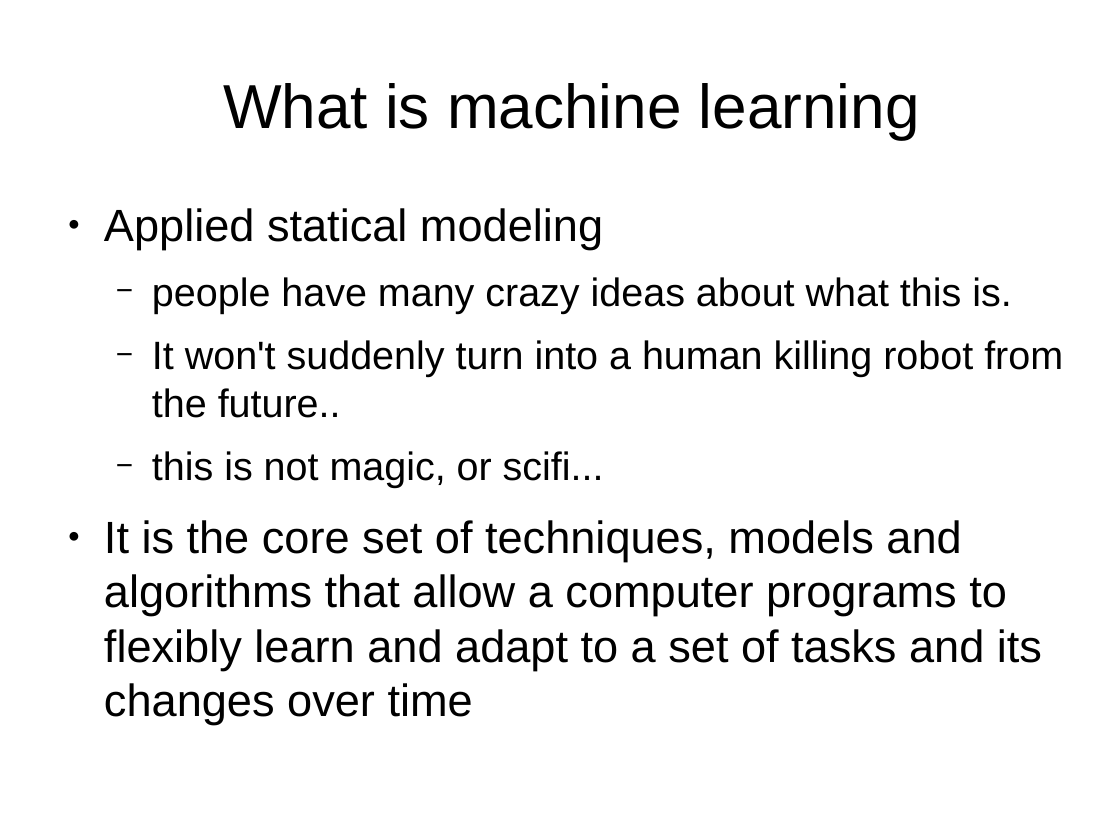
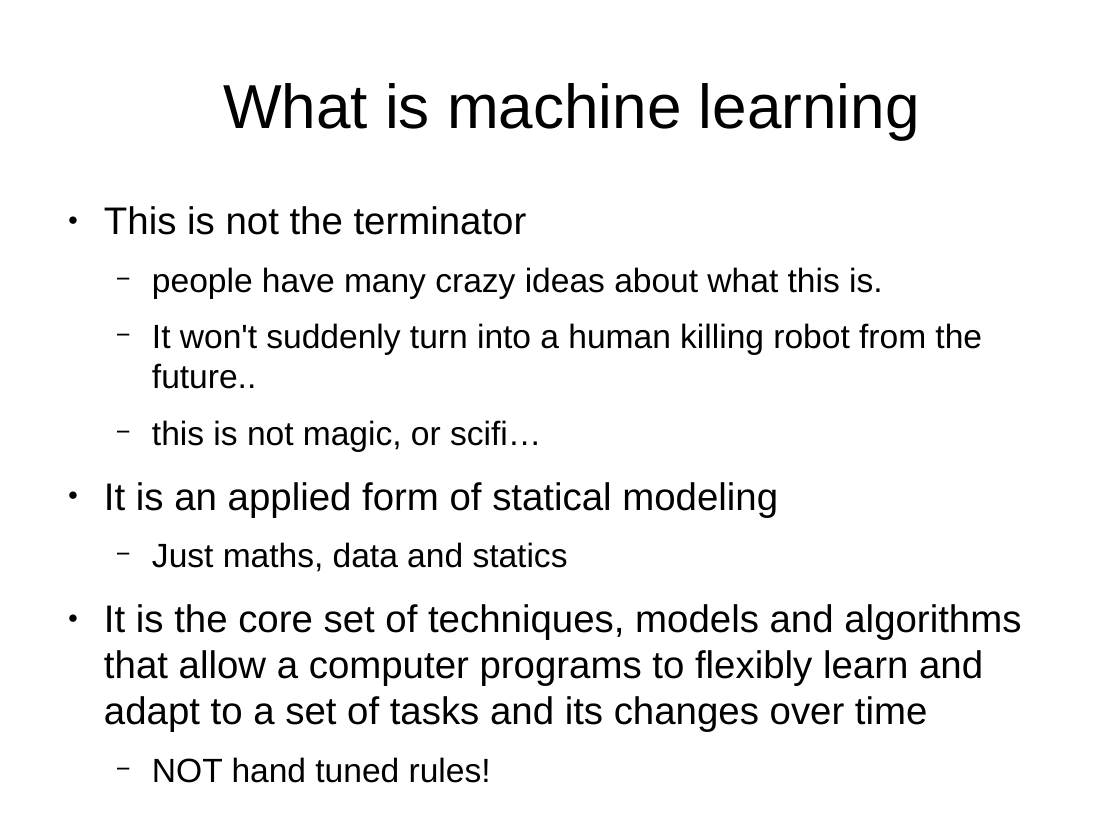
Before and after one commit to ashleysmart/mlgym, a slide deck: slide 3 of tuts/MLGym_Onboarding.odp. Drawn at 1120x840 pixels with LibreOffice and Linux fonts; fonts in the diff are those of the drawing. Boxes give left, top, right and bottom in pixels: in the first picture for what was removed or moved away, otherwise in the second. Text is boxed around its words. In the diff, an @@ line names an element or a change of style, - is before the commit and + after.

```diff
--- a/tuts/MLGym_Onboarding.odp
+++ b/tuts/MLGym_Onboarding.odp
@@ text at [104,206,527,235]: text changed; size 32 to 27.2 pt @@
-● Applied statical modeling
+● This is not the terminator
@@ text at [104,267,1021,732]: size 28 to 23.8 pt in "people have many crazy ideas about what ...", "It won't suddenly turn into a human ..."; size 32 to 27.2 pt in "It is the core set of techniques, ..." @@
@@ text at [104,420,778,572]: text changed; size 28 to 23.8 pt @@
-  − this is not magic, or scifi...
+  − this is not magic, or scifi…
+● It is an applied form of statical modeling
+  − Just maths, data and statics
@@ text at [152,757,491,783]: paragraph added @@
+  − NOT hand tuned rules!
```
Also in this commit, not shown: 4 other slides changed, 3 other files.
